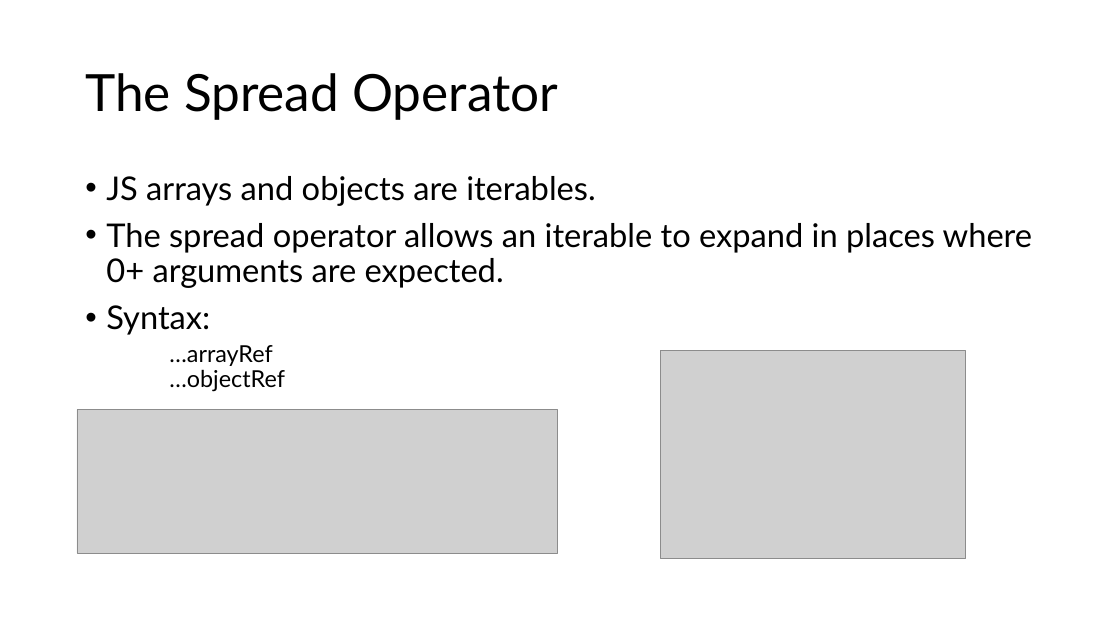
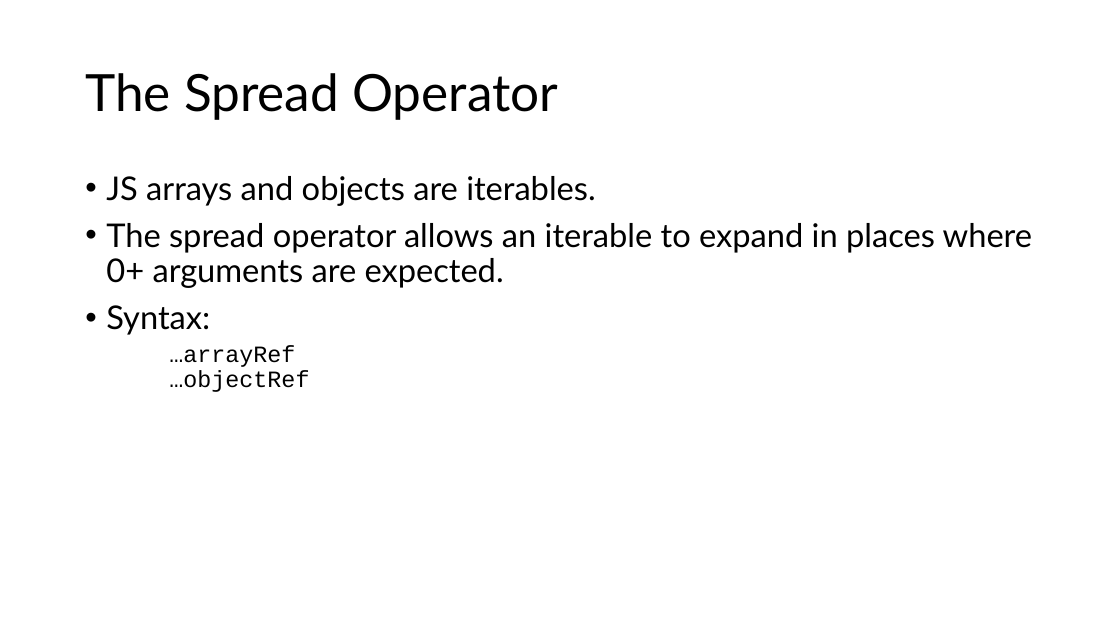
Before and after one commit to diarmuidoconnor/ewd-module-2025, a slide deck: slide 4 of topic06/talk-1/Typescript(Javascript) top-up.pptx. Drawn at 1120x630 pixels with LibreOffice and Linux fonts; fonts in the diff are those of the drawing; grey boxes stand for pictures. Boxes give left, top, right and bottom in pixels: in the first picture for what was removed or moved away, otherwise in the second. Text is boxed around its words. In the diff, an @@ line names an element or a change of style, - is before the commit and + after.

```diff
--- a/topic06/talk-1/Typescript(Javascript) top-up.pptx
+++ b/topic06/talk-1/Typescript(Javascript) top-up.pptx
@@ text at bbox=[169, 345, 309, 392]: font Lato to Courier New in "…arrayRef …objectRef" @@
@@ picture removed at bbox=[660, 350, 965, 559] @@
@@ picture removed at bbox=[77, 410, 558, 554] @@
```
Also in this commit, not shown: 3 other slides changed, 1 slide added, 13 other files.
